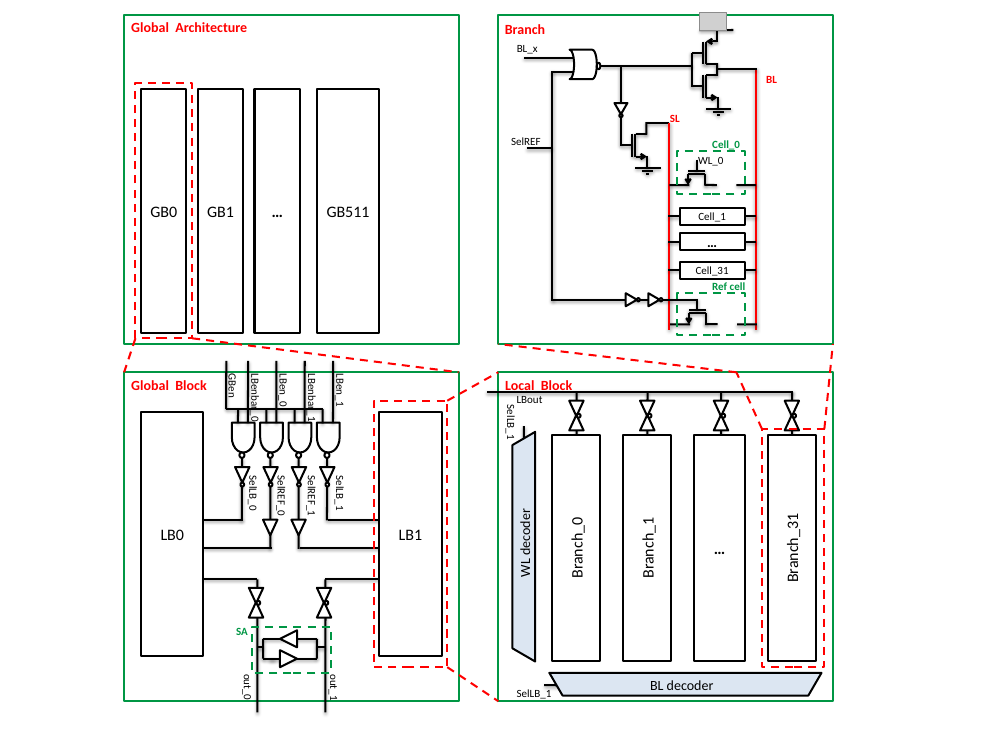
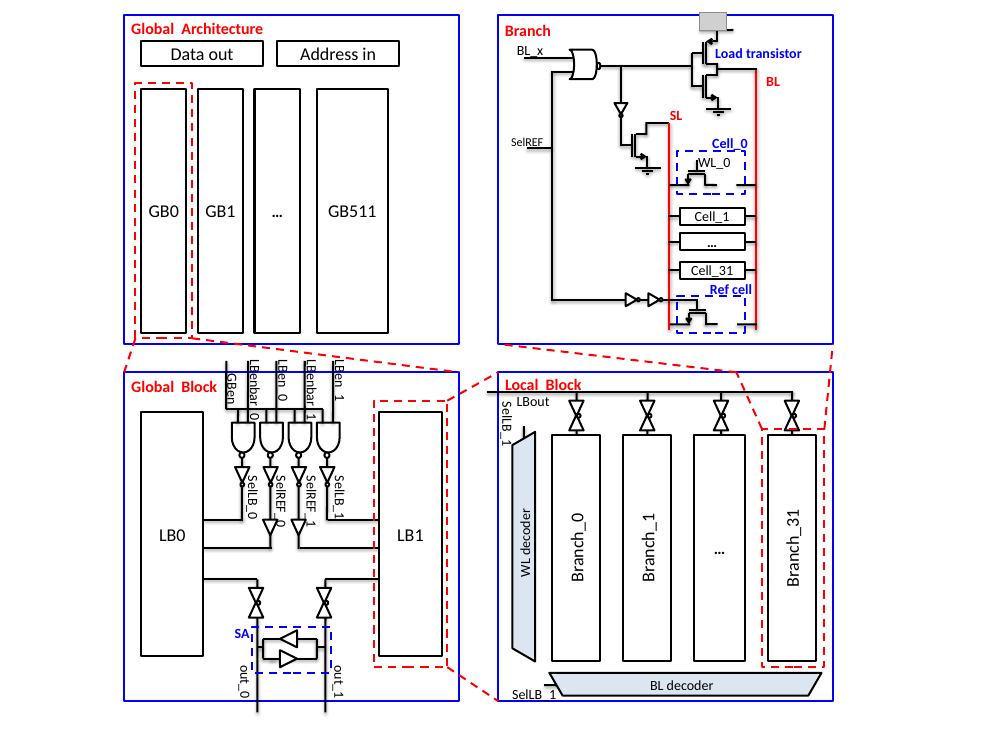
Before and after one commit to alexander-standaert/Thesis-Design-of-RRam, a slide deck: slide 1 of Thesis/fig/figure paper.pptx. Drawn at 1008x756 pixels with LibreOffice and Linux fonts; fonts in the diff are those of the drawing; grey boxes stand for pictures; background and template pictures are left out. Boxes give left, top, right and bottom in pixels: in the first picture for what was removed or moved away, otherwise in the second. Text is boxed around its words. In the diff, an @@ line names an element or a change of style, - is before the commit and + after.

```diff
--- a/Thesis/fig/figure paper.pptx
+++ b/Thesis/fig/figure paper.pptx
@@ size 14 to 16 pt in 4 elements at <box>131,22,263,34</box>, <box>131,380,217,392</box>, <box>505,377,582,395</box>, <box>505,24,551,36</box> @@
@@ outline #009644 2 pt to #0000FF 2 pt in 4 elements at <box>124,15,459,344</box>, <box>124,372,459,701</box>, <box>498,372,833,701</box>, <box>498,15,833,344</box> @@
@@ rectangle added at <box>141,40,263,66</box>, fill #FFFFFF, outline #000000 2 pt, 18 pt, text #000000 @@
+Data out
@@ rectangle added at <box>277,40,399,66</box>, fill #FFFFFF, outline #000000 2 pt, 18 pt, text #000000 @@
+Address in
@@ text added at <box>715,48,802,58</box>, 14 pt, text #0000FF, bold @@
+Load transistor
@@ size 16 to 18 pt in 8 elements at <box>141,89,186,333</box>, <box>198,89,243,333</box>, <box>379,412,442,656</box>, <box>552,435,600,662</box>, <box>141,412,204,656</box>, <box>623,435,671,662</box>, <box>768,435,816,662</box>, <box>317,89,387,333</box> @@
@@ rectangle "GB511": place and size @@
-rectangle "GB511" at <box>317,89,379,333</box>
+rectangle "GB511" at <box>317,89,387,333</box>
@@ text "SelREF" at <box>511,137,543,149</box>: size 11 to 12 pt @@
@@ outline #009644 2 pt dashed to #0000FF 2 pt dashed in 3 elements at <box>252,627,331,672</box>, <box>677,151,744,194</box>, <box>677,296,744,333</box> @@
@@ text "LBenbar_0": place and size @@
-text "LBenbar_0" at <box>248,378,261,421</box>
+text "LBenbar_0" at <box>246,365,263,418</box>
@@ text "LBen_0": place and size @@
-text "LBen_0" at <box>277,377,290,406</box>
+text "LBen_0" at <box>275,363,292,400</box>
@@ text "LBenbar_1": place and size @@
-text "LBenbar_1" at <box>305,378,318,421</box>
+text "LBenbar_1" at <box>303,365,320,418</box>
@@ text "LBen_1": place and size @@
-text "LBen_1" at <box>333,377,346,406</box>
+text "LBen_1" at <box>331,363,348,400</box>
@@ size 11 to 14 pt, text colour #009644 to #0000FF in 3 elements at <box>712,138,747,152</box>, <box>710,284,752,297</box>, <box>235,629,250,638</box> @@
@@ text "out_0": place and size @@
-text "out_0" at <box>241,676,254,700</box>
+text "out_0" at <box>237,668,254,698</box>
@@ size 11 to 14 pt in 20 elements at <box>680,208,745,225</box>, <box>680,262,745,279</box>, <box>331,480,348,519</box>, <box>303,482,320,527</box>, <box>244,480,261,519</box>, <box>273,482,290,527</box>, <box>224,377,241,404</box>, <box>698,158,730,172</box>, <box>517,394,550,406</box>, <box>517,46,544,59</box>, <box>766,77,780,86</box>, <box>670,111,683,120</box>, <box>512,687,556,702</box>, <box>499,406,516,445</box>, <box>275,363,292,400</box>, <box>246,365,263,418</box>, <box>331,363,348,400</box>, <box>303,365,320,418</box>, <box>237,668,254,698</box>, <box>331,668,348,698</box> @@
@@ text "out_1": place and size @@
-text "out_1" at <box>327,676,340,700</box>
+text "out_1" at <box>331,668,348,698</box>
```
Also in this commit, not shown: 22 other files.
